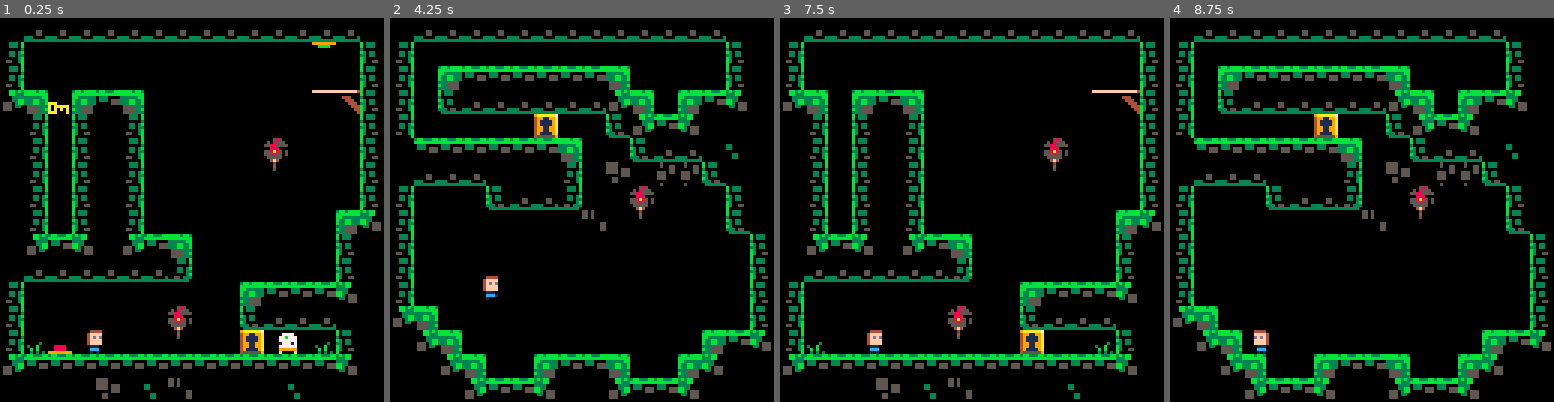
Above: before the commit, frames 1-4 (left to right).
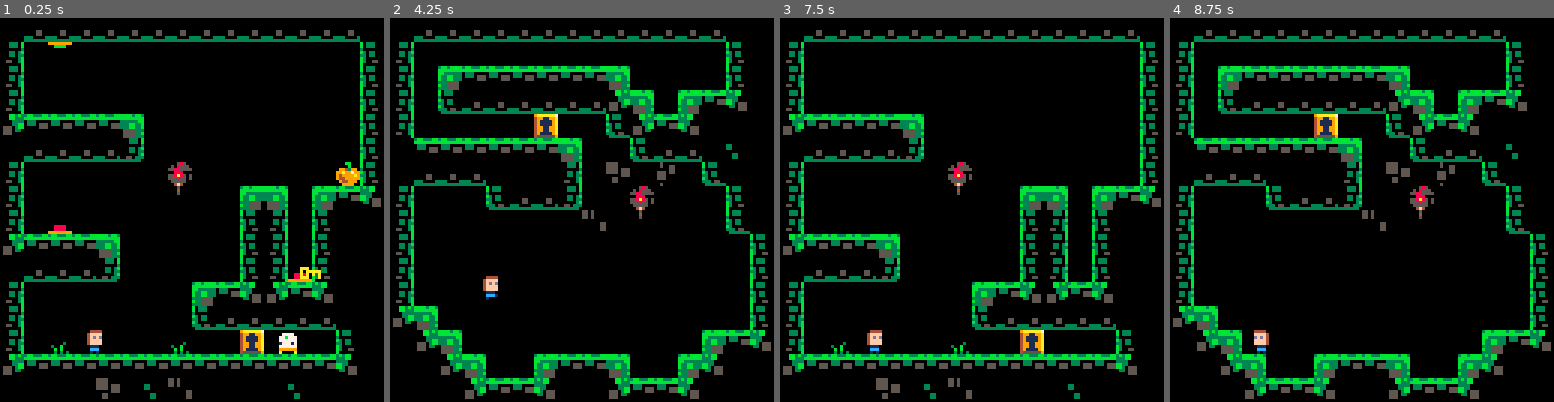
Above: after the commit, the same moments.

Repository: tamewhale/saviour-complex
Game: PICO-8 cartridge saviour.p8
Same seed, same stepped clock (60 frames per second), same inputs: the game is played once before the commit and once after it.
Inputs:
- Up to frame 1 (0.25 s): no input
- Up to frame 2 (4.25 s): tap X (X key) at 0.33, 1.07, 1.85, 2.97, 4.08 s; tap O (Z key) at 0.7, 1.7, 2.1, 2.5, 2.9, 3.3, 3.7, 4.1 s; hold Right 1.6-2.1 s; hold Up 2.15-2.42 s; hold Right 2.47-3.03 s; hold Left 3.08-3.58 s; hold Right from 4.02 s (still down)
- Up to frame 3 (7.5 s): tap O (Z key) every 0.4 s from 4.5 to 7.3 s; release Right at 4.68 s; hold Up 4.73-5.03 s; hold Left 5.08-5.68 s; tap X (X key) at 5.2, 6.32, 7.43 s; hold Right 6.08-6.58 s; hold Right 6.63-7.13 s; hold Up 7.18-7.45 s
- Up to frame 4 (8.75 s): hold Right 7.5-8.07 s; tap O (Z key) at 7.7, 8.1, 8.5 s; hold Left 8.12-8.62 s; tap X (X key) at 8.55 s

The runs differ from the first frame. In frame 1, 15% of the frame differs, in the area x 0-100%, y 6-88%; in frame 2, 0.1%; in frame 3, 14%; in frame 4, 0.1%.

Commit message:
Redesigned level one

Diff:
--- a/saviour.p8
+++ b/saviour.p8
@@ -70,7 +70,7 @@
     gravity_direction = 1
     level_complete = false
     level_complete_message = {
-        "thanks i guess",
+        " thanks i guess",
         "did you see that?\n i rescued myself",
         "what do you want?\n    a medal?"
     }
@@ -87,19 +87,8 @@
     death_t = 0
 end
 
--- clear_cel using neighbour val
--- prefer empty, then non-ground
--- then left neighbour
-function clear_cel(x, y)
-    val0 = mget(x-1, y)
-    val1 = mget(x+1, y)
-    if (val0 == 0 or val1 == 0) then
-        mset(x, y, 0)
-    elseif (not fget(val1, 1)) then
-        mset(x, y, val1)
-    else
-        mset(x, y, val0)
-    end
+function clear_cell(x, y)
+    mset(x, y, 0)
 end
 
 function move_spawns()
@@ -129,9 +118,9 @@
                 m.frame = val
             end
 
-            -- clear cel if spawned something
+            -- clear cell if spawned something
             if (m ~= nil) then
-                clear_cel(x, y)
+                clear_cell(x, y)
             end
         end
     end
@@ -287,7 +276,7 @@
 
         -- destroy lock if player touches it holding key
         if (mget(x1, pl.y - 0.5, 0) == 46 and pl.haskey) then
-            clear_cel(x1, pl.y - 0.5) -- remove lock
+            clear_cell(x1, pl.y - 0.5) -- remove lock
             make_debris(pl, x1)
             sfx(10)
             pl.haskey = false -- remove key
@@ -782,23 +771,23 @@
 00000000000000000000000000000000000000000000000000000000000000000000000000000000000000000000000000000000000000000000000000000000
 20202020202020202020202020202020000000000000000000000000000000000000000000000000000000000000000000000000000000000000000000000000
 __gff__
-0000010301011313131303030305050501010101010103030101000000000000010101010101010101030100000003000000000000000303010103030303000020002000010131313131000000000000200020200000000000000000000000000000000000000000000000000000000008000000000000000000000000000000
+0000010301011313131303030305050501010101010103030101000000000000010101010101010101030100000003000000000000000303010103030303000020002000010131313131000000000000200030200000000000000000000000000000000000000000000000000000000008000000000000000000000000000000
 0000000000000000000000000000000000000000000000000000000000000000000000000000000000000000000000000000000000000000000000000000000000000000000000000000000000000000000000000000000000000000000000000000000000000000000000000000000000000000000000000000000000000000
 __map__
 000c0c0c0c0c0c0c0c0c0c0c0c0c0c00000c0c0c0c0c0c0c0c0c0c0c0c0c0000000c0c0c00000000000000000c0c0c00000c0c0c00000000000000000c0c0c0000000000000000000000000000000000000000000000000000000000000000000000000000000000000000000000000000000000000000000000000000000000
-3d00000000000000000000000049003b3d000000000000000000005300003b003d0000000a0c0c0c0c0c0c0b0000003b3d0000000a0c0c0c0c0c0c0b0000003b3b000000000000000000000000000000000000000000000000000000000000000000000000000000000000000000000000000000000000000000000000000000
-3d00530000000000000000000000003b3d003a0303030303033c000000003b003d000000002e007000002e000000003b3d000000002e007000002e000000003b3b000000000000000000000000000000000000000000000000000000000000000000000000000000000000000000000000000000000000000000000000000000
-053c003a033c000000000000000d0e3b3d000a0c0c0c0c0c0c053c003a0304003d0000003a0303030303033c0000003b3d0000003a0303030303033c0000003b3b000000000000000000000000000000000000000000000000000000000000000000000000000000000000000000000000000000000000000000000000000000
-003d003b003d0000000000000000003b3d00000070002e00000a0503040000003d0000000a0c0c0c0c0c0c0b0000003b3d0000000a0c0c0c0c0c0c0b0000003b3b000000000000000000000000000000000000000000000000000000000000000000000000000000000000000000000000000000000000000000000000000000
-003d003b003d0000000000110000003b000303030303033c00000a0c0c0002003d00000000000000000000000000003b3d00000000000000000000000000003b3b000000000000000000000000000000000000000000000000000000000000000000000000000000000000000000000000000000000000000000000000000000
-003d003b003d0000000000120000003b000c0c0c0000003d00250024490a00003d0000003a0303030303033c0000003b3d0000003a0303030303033c0000003b3b000000000000000000000000000000000000000000000000000000000000000000000000000000000000000000000000000000000000000000000000000000
-003d003b003d0000000000000000003b3d0000000a0c0c0b0000110000003b003d0000000a0c0c0c0c0c0c0b0000003b3d0000000a0c0c0c0c0c0c0b0000003b3b000000000000000000000000000000000000000000000000000000000000000000000000000000000000000000000000000000000000000000000000000000
-003d003b003d00000000000000003a043d000000000000002300120000000a003d00000000000000000000000000003b3d00000000000000000000000000003b3b000000000000000000000000000000000000000000000000000000000000000000000000000000000000000000000000000000000000000000000000000000
-000503040005033c0000000000003b003d00000000000000000000000000003b3d00000007080708080806060000003b3d00000000000000000000000000003b3b000000000000000000000000000000000000000000000000000000000000000000000000000000000000000000000000000000000000000000000000000000
-000c0c0c0c0c0c0b0000000000003b003d00000000000000000000000000003b3d00000006060906060609060000003b3d00000000000000000000000000003b3b005000500000000000000000000000000000000000000000000000000000000000000000000000000000000000000000000000000000000000000000000000
-3d0000000000000000003a03030304003d00000000000000000000000000003b3d00000046494649464946490000003b3d00000000000000000000520000003b3b090009000900000000000000000000000000000000000000000000000000000000000000000000000000000000000000000000000000000000000000000000
-3d0000000000001100000a0c0c0c0000053c000000000000000000000000003b3d00000009060708080708060000003b3d00000009060708080708060000003b3b090909090900000000000000000000000000000000000000000000000000000000000000000000000000000000000000000000000000000000000000000000
-3d1446003000001200002e0070143b0000053c000000000046000000003a03043d00000000000000000000000053003b3d00000000000000000000000000003b3b000000070800000000000000000000000000000000000000000000000000000000000000000000000000000000000000000000000000000000000000000000
+3d00490000000000000000000000003b3d000000000000000000005300003b003d0000000a0c0c0c0c0c0c0b0000003b3d0000000a0c0c0c0c0c0c0b0000003b3b000000000000000000000000000000000000000000000000000000000000000000000000000000000000000000000000000000000000000000000000000000
+3d00000000000000000000000000003b3d003a0303030303033c000000003b003d000000002e007000002e000000003b3d000000002e007000002e000000003b3b000000000000000000000000000000000000000000000000000000000000000000000000000000000000000000000000000000000000000000000000000000
+3d00000000000000000000000000003b3d000a0c0c0c0c0c0c053c003a0304003d0000003a0303030303033c0000003b3d0000003a0303030303033c0000003b3b000000000000000000000000000000000000000000000000000000000000000000000000000000000000000000000000000000000000000000000000000000
+05030303033c0000000000000000003b3d00000070002e00000a0503040000003d0000000a0c0c0c0c0c0c0b0000003b3d0000000a0c0c0c0c0c0c0b0000003b3b000000000000000000000000000000000000000000000000000000000000000000000000000000000000000000000000000000000000000000000000000000
+000c0c0c0c0b0000000000000000003b000303030303033c00000a0c0c0002003d00000000000000000000000000003b3d00000000000000000000000000003b3b000000000000000000000000000000000000000000000000000000000000000000000000000000000000000000000000000000000000000000000000000000
+3d00000000000011000000000000523b000c0c0c0000003d00250024490a00003d0000003a0303030303033c0000003b3d0000003a0303030303033c0000003b3b000000000000000000000000000000000000000000000000000000000000000000000000000000000000000000000000000000000000000000000000000000
+3d0000000000001200003a3c003a03043d0000000a0c0c0b0000110000003b003d0000000a0c0c0c0c0c0c0b0000003b3d0000000a0c0c0c0c0c0c0b0000003b3b000000000000000000000000000000000000000000000000000000000000000000000000000000000000000000000000000000000000000000000000000000
+3d0046000000000000003b3d003b00003d000000000000002300120000000a003d00000000000000000000000000003b3d00000000000000000000000000003b3b000000000000000000000000000000000000000000000000000000000000000000000000000000000000000000000000000000000000000000000000000000
+050303033c00000000003b3d533b00003d00000000000000000000000000003b3d00000007080708080806060000003b3d00000000000000000000000000003b3b000000000000000000000000000000000000000000000000000000000000000000000000000000000000000000000000000000000000000000000000000000
+000c0c0c0b00000000003b3d463b00003d00000000000000000000000000003b3d00000006060906060609060000003b3d00000000000000000000000000003b3b005000500000000000000000000000000000000000000000000000000000000000000000000000000000000000000000000000000000000000000000000000
+3d000000000000003a030405030400003d00000000000000000000000000003b3d00000046494649464946490000003b3d00000000000000000000520000003b3b090009000900000000000000000000000000000000000000000000000000000000000000000000000000000000000000000000000000000000000000000000
+3d000000000000000a0c0c0c0c0c0000053c000000000000000000000000003b3d00000009060708080708060000003b3d00000009060708080708060000003b3b090909090900000000000000000000000000000000000000000000000000000000000000000000000000000000000000000000000000000000000000000000
+3d0014003000001400002e0070003b0000053c000000000046000000003a03043d00000000000000000000000053003b3d00000000000000000000000000003b3b000000070800000000000000000000000000000000000000000000000000000000000000000000000000000000000000000000000000000000000000000000
 050303030303030303030303030304000000053c30003a03033c00003a0400003d00300000000000000000000000003b3d00300000000000000000000000003b3b000000000000000000000000000000000000000000000000000000000000000000000000000000000000000000000000000000000000000000000000000000
 0000000025000223000000000200000000000005030304000005030304000000000303030303030303030303030303000003030303030303030303030303030000005200000000000000000000000000000000000000000000000000000000000000000000000000000000000000000000000000000000000000000000000000
 00000000000000000000000000000000000000000000000000000000000000000000000000000000000000000000000000003a030303033c000000000009000000700000000900000000000000000000000000000000000000000000000000000000000000000000000000000000000000000000000000000000000000000000
